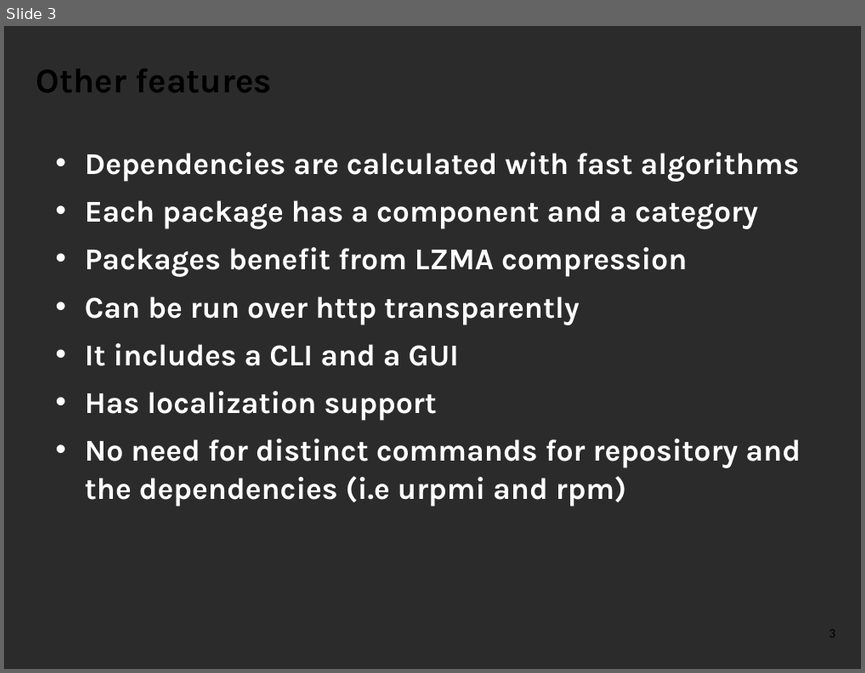
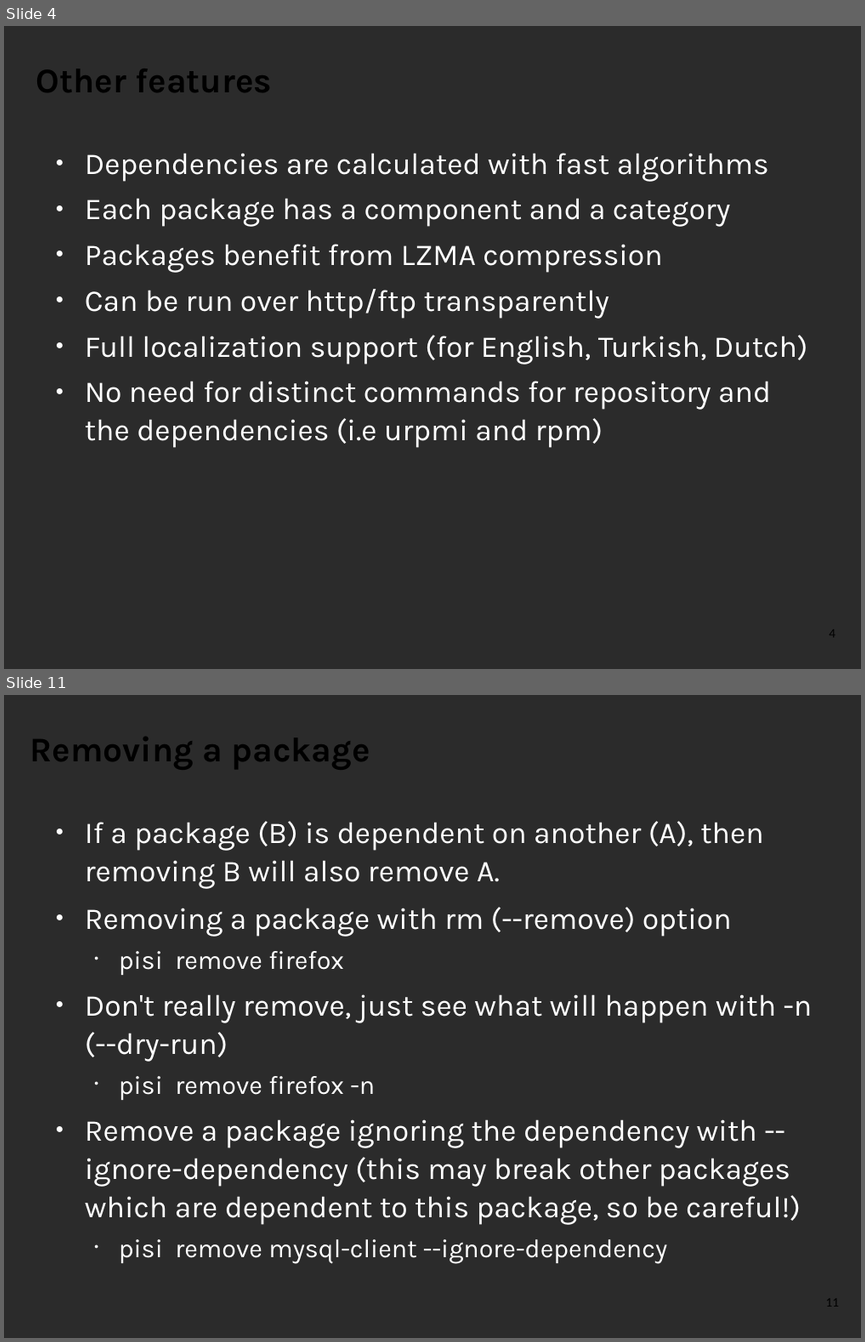
Before and after one commit to pars-linux/uludag, a slide deck: promotion/presentations/PardusGenel/introduction-to-pisi.odp. Shown one above the other, each under a label of ours: slide 3 before the commit, slides 4 and 11 after it; the slides between them are not shown. The pictures are 865x673 and 865x1342 pixels, drawn with LibreOffice and Linux fonts; fonts in the diff are those of the drawing; background and template pictures are left out; a plain dark background stands for a picture behind light text. Boxes give left, top, right and bottom in pixels: in the first picture for what was removed or moved away, otherwise in the second. Text is boxed around its words. In the diff, an @@ line names an element or a change of style, - is before the commit and + after.

Commit message:
pisi sunumu güzelleşsin (kontrol edilmesi gerekiyor)

```diff
--- a/promotion/presentations/PardusGenel/introduction-to-pisi.odp
+++ b/promotion/presentations/PardusGenel/introduction-to-pisi.odp
@@ slide 11 added at box(4, 695, 861, 1338), background picture (left out); not listed: 1 template element that a slide beside it also shows @@
@@ title added at box(30, 737, 370, 770), 32 pt, text #000000, bold @@
+Removing a package
@@ text added at box(85, 821, 812, 1264), 28 pt, text #FFFFFF @@
+● If a package (B) is dependent on another (A), then removing B will also remove A.
+● Removing a package with rm (--remove) option
+  • pisi remove firefox
+● Don't really remove, just see what will happen with -n (--dry-run)
+  • pisi remove firefox -n
+● Remove a package ignoring the dependency with --ignore-dependency (this may break other packages which are dependent to this package, so be careful!)
+  • pisi remove mysql-client --ignore-dependency
@@ what was slide 3 is now slide 4 @@
@@ slide 4 changed as well @@
@@ text at box(85, 153, 771, 448): bold off in "Dependencies are calculated with fast algorithms", "Each package has a component and a ...", "Packages benefit from LZMA compression", "No need for distinct commands for repository ..."; bullet • to ●; less space between paragraphs @@
@@ text at box(85, 289, 808, 363): text changed; bold off @@
-• Can be run over http transparently
-• It includes a CLI and a GUI
-• Has localization support
+● Can be run over http/ftp transparently
+● Full localization support (for English, Turkish, Dutch)
@@ page number at box(828, 630, 835, 635): text changed @@
-3
+4
```
Also in this commit, not shown: 3 other slides changed, 22 other slides added, 5 slides removed.
